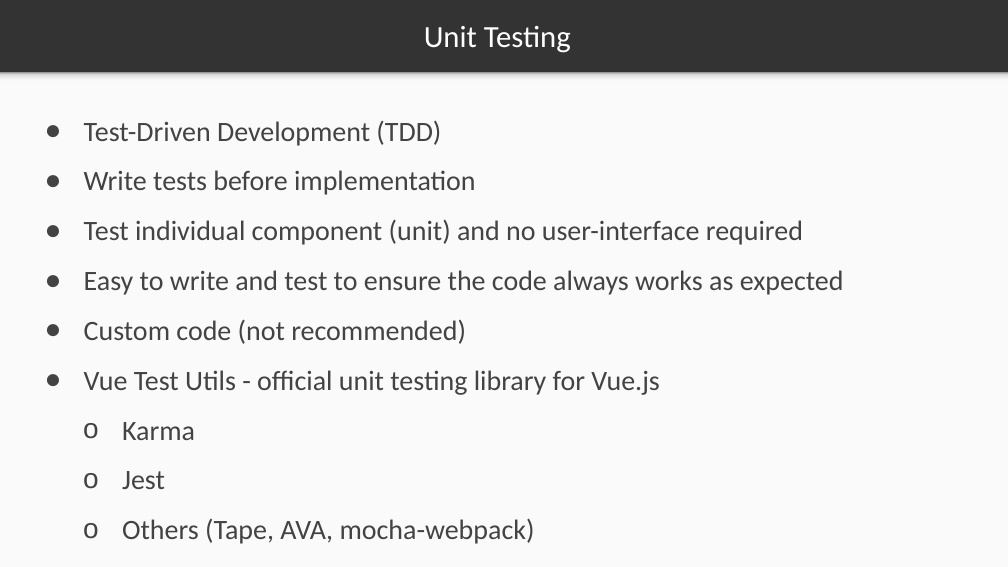
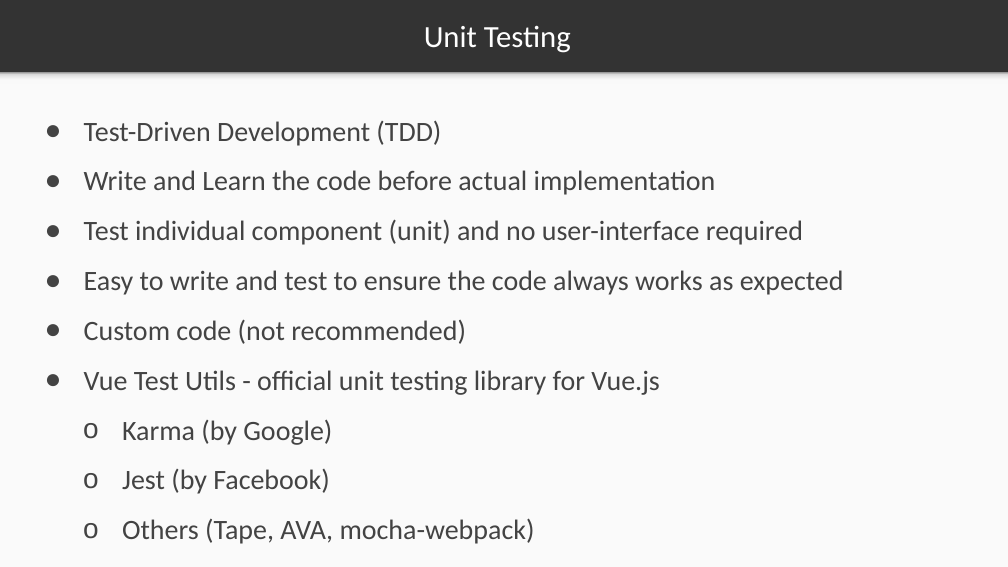
Before and after one commit to PacktPublishing/Troubleshooting-Vue.js, a slide deck: slide 4 of Section 1/Video 1.7/video 1.7_Unit_Testing.ppt (slide 3 before the commit). Drawn at 1008x567 pixels with LibreOffice and Linux fonts; fonts in the diff are those of the drawing. Boxes give left, top, right and bottom in pixels: in the first picture for what was removed or moved away, otherwise in the second. Text is boxed around its words. In the diff, an @@ line names an element or a change of style, - is before the commit and + after.

```diff
--- a/Section 1/Video 1.7/video 1.7_Unit_Testing.ppt
+++ b/Section 1/Video 1.7/video 1.7_Unit_Testing.ppt
@@ text at [84, 170, 716, 195]: text changed @@
-● Write tests before implementation
+● Write and Learn the code before actual implementation
@@ text at [122, 419, 332, 494]: text changed @@
-o Karma
-o Jest
+o Karma (by Google)
+o Jest (by Facebook)
```
Also in this commit, not shown: 1 slide added, 1 slide removed.
